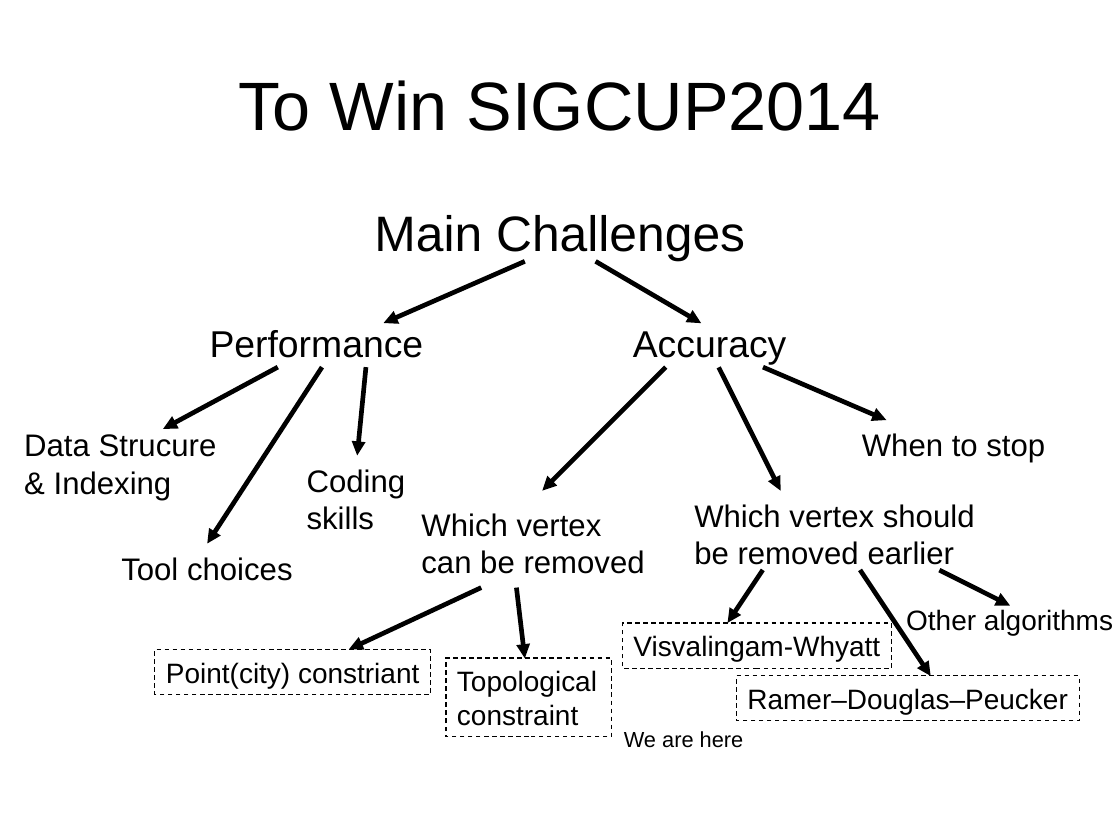
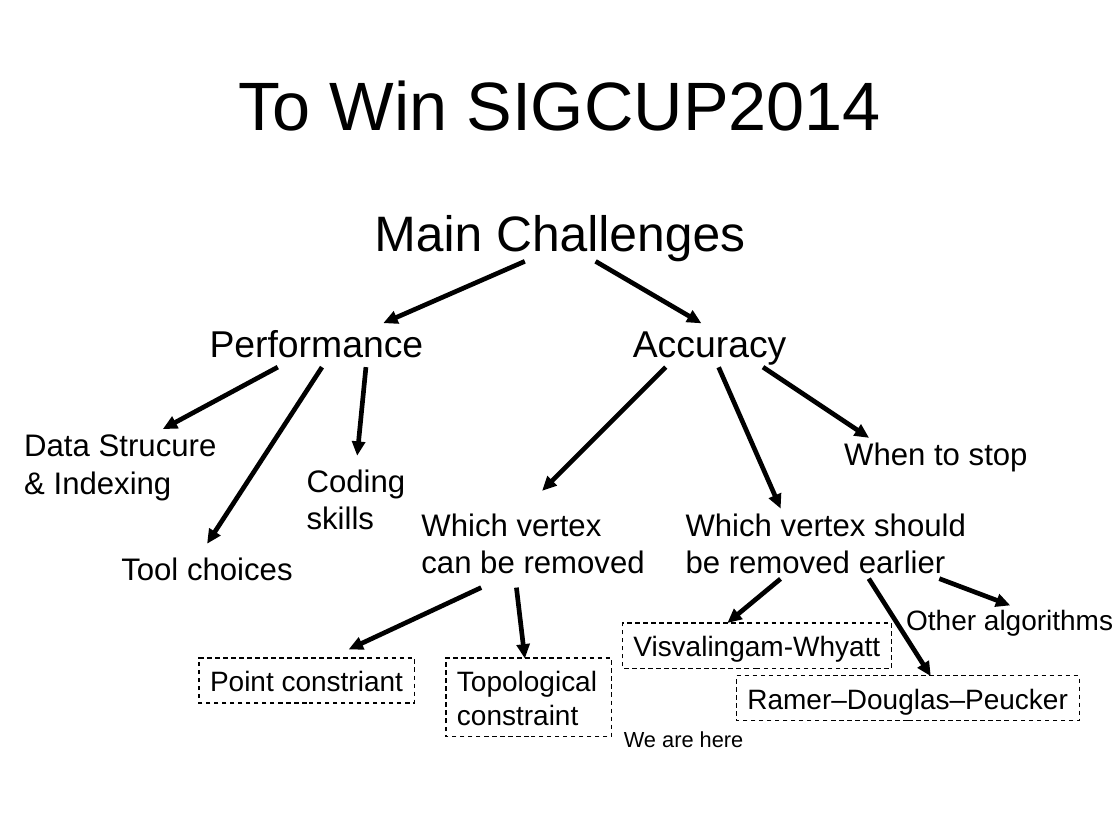
Before and after one commit to xdoobx/2014demo, a slide deck: slide 3 of docs/currentwork_05_06_2014.ppt. Drawn at 1120x840 pixels with LibreOffice and Linux fonts; fonts in the diff are those of the drawing. Boxes give left, top, right and bottom in pixels: in the first picture for what was removed or moved away, otherwise in the second. Text is boxed around its words. In the diff, an @@ line names an element or a change of style, - is before the commit and + after.

```diff
--- a/docs/currentwork_05_06_2014.ppt
+++ b/docs/currentwork_05_06_2014.ppt
@@ arrow moved from (719, 367) - (781, 491) to (719, 367) - (781, 508) @@
@@ arrow moved from (763, 367) - (886, 420) to (763, 367) - (869, 438) @@
@@ text "When to stop": place and size @@
-text "When to stop" at (862, 433, 1045, 463)
+text "When to stop" at (844, 442, 1028, 472)
@@ text "Which vertex should": place and size @@
-text "Which vertex should" at (694, 504, 975, 571)
+text "Which vertex should" at (686, 513, 966, 580)
@@ arrow moved from (763, 570) - (728, 623) to (781, 579) - (728, 623) @@
@@ arrow moved from (860, 570) - (931, 675) to (869, 579) - (931, 675) @@
@@ arrow moved from (940, 570) - (1010, 606) to (940, 579) - (1010, 605) @@
@@ rectangle "Point constriant": place and size @@
-rectangle "Point constriant" at (155, 650, 430, 694)
+rectangle "Point constriant" at (199, 659, 414, 703)
@@ text in rectangle at (210, 670, 403, 692): text changed @@
-Point(city) constriant
+Point constriant
```
Also in this commit, not shown: 2 other slides changed, 5 slides removed, 1 other file.
